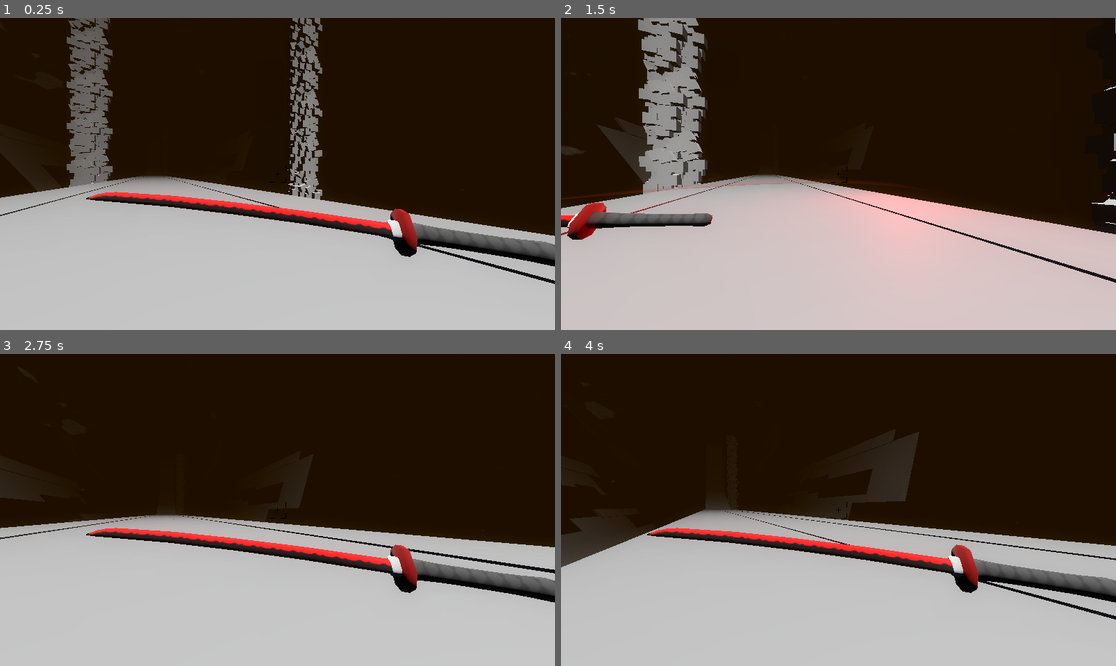
Above: before the commit, frames 1-4 (two rows, left to right).
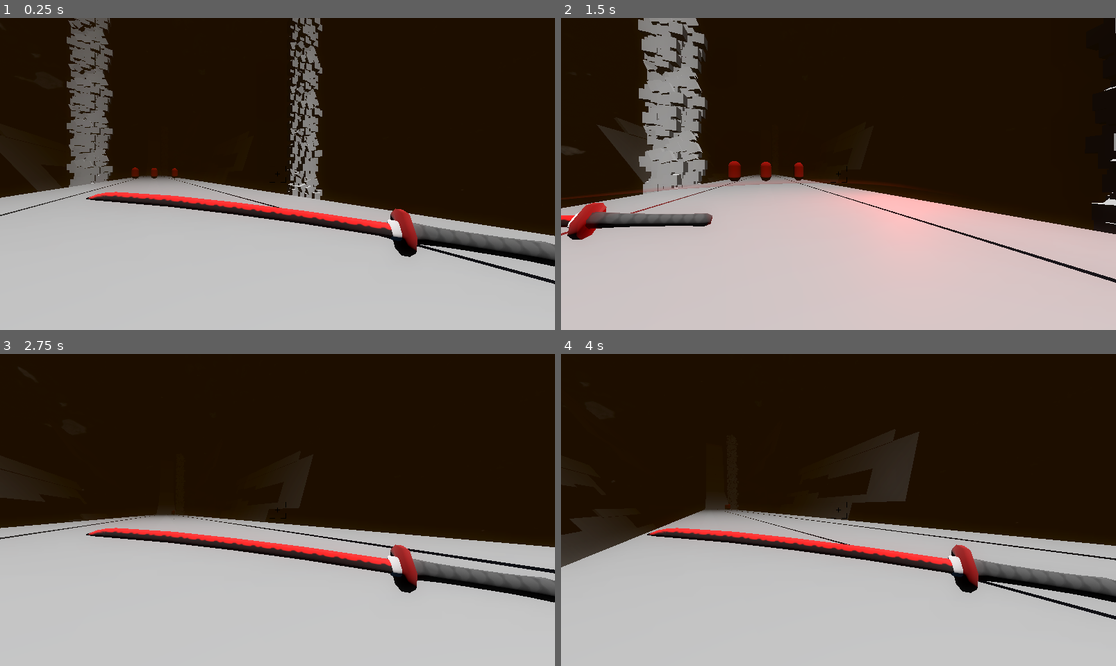
Above: after the commit, the same moments.

Repository: kandlash/MentalRunner
Game: Godot game, scene res://scenes/test_level.tscn
The game is run twice, just before and just after one commit, with the same random seed, the same clock (stepped at 60 frames per second) and the same inputs.
Inputs (mouse positions are in pixels of both pictures, inside the frame that each line leads up to):
- Up to frame 1 (0.25 s): no input
- Up to frame 2 (1.5 s): move the mouse to (866, 174) at 0.52 s; hold D (right) 0.53-1.28 s; click (866, 174) at 0.6 s; move the mouse to (810, 174) at 1.27 s; hold A (left) from 1.28 s (still down); click (810, 174) at 1.35 s
- Up to frame 3 (2.75 s): move the mouse to (288, 503) at 2.02 s; release A (left) at 2.03 s; hold D (right) from 2.03 s (still down); hold Space (crouch) from 2.03 s (still down); click (288, 503) at 2.3 s
- Up to frame 4 (4 s): move the mouse to (832, 516) at 2.77 s; release Space (crouch) at 2.78 s; right-click (832, 516) at 2.85 s; click (832, 516) at 3.05 s; move the mouse to (877, 513) at 3.52 s; release D (right) at 3.53 s; hold A (left) from 3.53 s (still down); click (877, 513) at 3.6 s

The runs differ from the first frame. In frame 1, 0.1% of the frame differs, in the area x 23-33%, y 47-52%; in frame 2, 0.3%, in the area x 30-44%, y 45-53%; in frame 3, less than 0.1%; in frame 4, less than 0.1%.

Commit message:
katana attack and enemys

Diff:
--- /dev/null
+++ b/enemy.gd
@@ -0,0 +1,4 @@
+extends Area3D
+
+func take_damage():
+	queue_free()
--- a/project.godot
+++ b/project.godot
@@ -20,6 +20,7 @@
 ground=""
 wall=""
 side_platform_hook=""
+enemy=""
 
 [input]
 
--- /dev/null
+++ b/scenes/enemy.tscn
@@ -0,0 +1,24 @@
+[gd_scene load_steps=5 format=3 uid="uid://djqrnepni7en8"]
+
+[ext_resource type="Script" uid="uid://cay2dltro51vt" path="res://enemy.gd" id="1_7p1mj"]
+
+[sub_resource type="BoxShape3D" id="BoxShape3D_md0e3"]
+size = Vector3(1.48071, 2.29834, 1.375)
+
+[sub_resource type="StandardMaterial3D" id="StandardMaterial3D_4ra3w"]
+albedo_color = Color(0.72, 0, 0, 1)
+metallic = 0.2
+
+[sub_resource type="CapsuleMesh" id="CapsuleMesh_5uy6h"]
+material = SubResource("StandardMaterial3D_4ra3w")
+
+[node name="enemy" type="Area3D" groups=["enemy"]]
+script = ExtResource("1_7p1mj")
+
+[node name="CollisionShape3D" type="CollisionShape3D" parent="."]
+transform = Transform3D(1, 0, 0, 0, 1, 0, 0, 0, 1, 0, 1.1387, 0)
+shape = SubResource("BoxShape3D_md0e3")
+
+[node name="MeshInstance3D" type="MeshInstance3D" parent="."]
+transform = Transform3D(1, 0, 0, 0, 1, 0, 0, 0, 1, 0, 1.00215, 0)
+mesh = SubResource("CapsuleMesh_5uy6h")
--- a/scenes/player.tscn
+++ b/scenes/player.tscn
@@ -6,8 +6,12 @@
 [ext_resource type="PackedScene" uid="uid://bap2avkcnyo1u" path="res://scenes/katana.tscn" id="3_i3pqv"]
 [ext_resource type="PackedScene" uid="uid://u4i0cvq0bqej" path="res://scenes/in_game_ui.tscn" id="5_qlg0r"]
 [ext_resource type="PackedScene" uid="uid://dkdhlk6c34w6h" path="res://scenes/slash.tscn" id="5_tuyoq"]
+[ext_resource type="AudioStream" uid="uid://biad5fsmegwct" path="res://assets/sounds/katana_attack.mp3" id="7_fjrip"]
 
 [sub_resource type="CapsuleShape3D" id="CapsuleShape3D_2n2h4"]
+
+[sub_resource type="BoxShape3D" id="BoxShape3D_fjrip"]
+size = Vector3(0.363281, 2.15808, 6.93213)
 
 [sub_resource type="Animation" id="Animation_tuyoq"]
 resource_name = "camera_bob"
@@ -147,6 +151,13 @@
 [node name="slash" parent="head/Camera3D" instance=ExtResource("5_tuyoq")]
 transform = Transform3D(-7.57168, 0.645872, -1.25193, 1.0824, 3.87451, 0.802931, 1.7694, 0.393671, -5.84847, 3.65441, -0.973085, -6.49158)
 
+[node name="attack_area" type="Area3D" parent="head/Camera3D"]
+monitoring = false
+
+[node name="CollisionShape3D" type="CollisionShape3D" parent="head/Camera3D/attack_area"]
+transform = Transform3D(1, 0, 0, 0, 1, 0, 0, 0, 1, 1.3145e-13, -0.281799, -4.36379)
+shape = SubResource("BoxShape3D_fjrip")
+
 [node name="AnimationPlayer" type="AnimationPlayer" parent="head"]
 libraries = {
 &"": SubResource("AnimationLibrary_smehm")
@@ -173,3 +184,10 @@
 }
 
 [node name="in_game_ui" parent="." instance=ExtResource("5_qlg0r")]
+
+[node name="katana_attack" type="AudioStreamPlayer3D" parent="."]
+stream = ExtResource("7_fjrip")
+volume_db = -20.0
+
+[connection signal="area_entered" from="head/Camera3D/attack_area" to="head/Camera3D/katana_arm" method="_on_attack_area_area_entered"]
+[connection signal="animation_finished" from="AnimationPlayer" to="head/Camera3D/katana_arm" method="_on_animation_player_animation_finished"]
--- a/scenes/test_level.tscn
+++ b/scenes/test_level.tscn
@@ -8,6 +8,7 @@
 [ext_resource type="AudioStream" uid="uid://cm1w06qa3u02f" path="res://assets/sounds/Inverted Variable — I hope you find what you're looking for.. (www.lightaudio.ru).mp3" id="8_lnbra"]
 [ext_resource type="PackedScene" uid="uid://nhhgml6odms6" path="res://scenes/abstract_element.tscn" id="9_6emce"]
 [ext_resource type="PackedScene" uid="uid://bp2mlujascs73" path="res://assets/models/abstract_cubes_1.fbx" id="10_lowby"]
+[ext_resource type="PackedScene" uid="uid://djqrnepni7en8" path="res://scenes/enemy.tscn" id="11_dw7u0"]
 [ext_resource type="PackedScene" uid="uid://cb0ktseb0east" path="res://scenes/obstacle1.tscn" id="35_saja1"]
 [ext_resource type="PackedScene" uid="uid://cn46bprwuvehq" path="res://scenes/world_rotator.tscn" id="35_sn40u"]
 
@@ -508,6 +509,24 @@
 [node name="abstract_cubes_8" parent="abc2" instance=ExtResource("10_lowby")]
 transform = Transform3D(1, 0, 0, 0, 1, 0, 0, 0, 1, -17, -27, 175)
 
+[node name="enemy" parent="abc2" instance=ExtResource("11_dw7u0")]
+transform = Transform3D(1.8, 0, 0, 0, 1.8, 0, 0, 0, 1.8, -36.8047, 0.0565186, 341.074)
+
+[node name="enemy2" parent="abc2" instance=ExtResource("11_dw7u0")]
+transform = Transform3D(1.8, 0, 0, 0, 1.8, 0, 0, 0, 1.8, -36.8047, 0.0565186, 356.074)
+
+[node name="enemy3" parent="abc2" instance=ExtResource("11_dw7u0")]
+transform = Transform3D(1.8, 0, 0, 0, 1.8, 0, 0, 0, 1.8, -36.8047, 0.0565186, 367.074)
+
+[node name="enemy4" parent="abc2" instance=ExtResource("11_dw7u0")]
+transform = Transform3D(1.8, 0, 0, 0, 1.8, 0, 0, 0, 1.8, -31.8047, 0.0565186, 164.074)
+
+[node name="enemy5" parent="abc2" instance=ExtResource("11_dw7u0")]
+transform = Transform3D(1.8, 0, 0, 0, 1.8, 0, 0, 0, 1.8, -37.8047, 0.0565186, 164.074)
+
+[node name="enemy6" parent="abc2" instance=ExtResource("11_dw7u0")]
+transform = Transform3D(1.8, 0, 0, 0, 1.8, 0, 0, 0, 1.8, -26.8047, 0.0565186, 164.074)
+
 [node name="abc3" type="Node3D" parent="."]
 transform = Transform3D(0.983341, 0, -0.181772, 0, 1, 0, 0.181772, 0, 0.983341, 6.54987, -7.93506, -284.766)
 
--- a/scripts/katana_arm.gd
+++ b/scripts/katana_arm.gd
@@ -1,7 +1,21 @@
 extends Node3D
 
+var can_attack = true
 
 func _process(delta: float) -> void:
-	if Input.is_action_just_pressed("attack"):
+	if Input.is_action_just_pressed("attack") and can_attack:
 		$"../../../AnimationPlayer".play("katana_attack_1")
 		$"../slash".play_animation()
+		$"../../../katana_attack".play()
+		$"../attack_area".monitoring = true
+		can_attack = false
+
+func _on_animation_player_animation_finished(anim_name: StringName) -> void:
+	if anim_name == "katana_attack_1":
+		$"../attack_area".monitoring = false
+		can_attack = true
+
+
+func _on_attack_area_area_entered(area: Area3D) -> void:
+	if area.is_in_group("enemy"):
+		area.take_damage()
Not shown, added: assets/sounds/katana_attack.mp3.import
Not shown, added: enemy.gd.uid
Not shown: 1 places in scenes/player.tscn that only renumber resources
Not shown: 1 places in scenes/test_level.tscn that only renumber resources
Not shown, added: assets/sounds/katana_attack.mp3
Not shown, added: assets/sounds/videoplayback.m4a
Not shown, added: scenes/videoplayback.m4a
